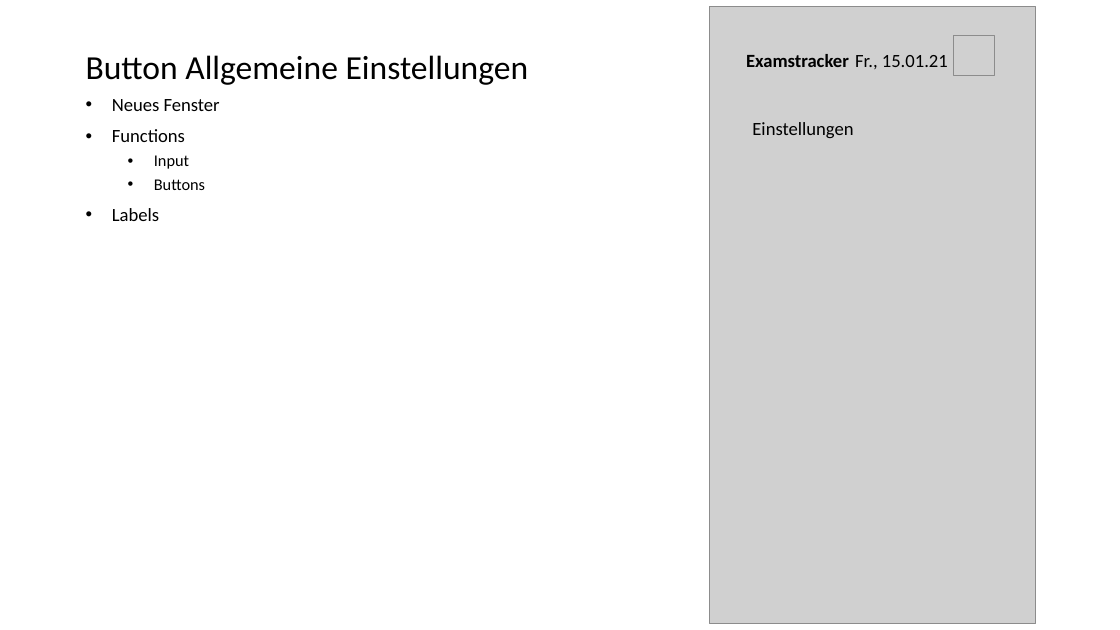
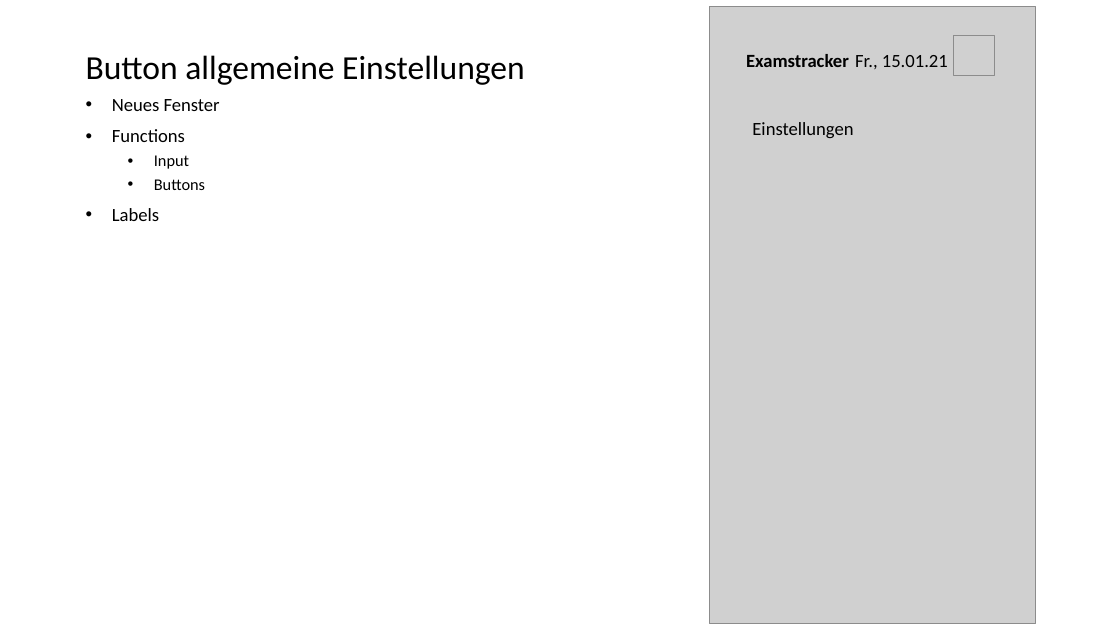
Before and after one commit to felixmeyjr/ExamTrackerAndMore, a slide deck: slide 7 of Design plan.pptx. Drawn at 1120x630 pixels with LibreOffice and Linux fonts; fonts in the diff are those of the drawing; grey boxes stand for pictures. Boxes give left, top, right and bottom in pixels: in the first picture for what was removed or moved away, otherwise in the second. Text is boxed around its words. In the diff, an @@ line names an element or a change of style, - is before the commit and + after.

Commit message:
Add Button spezifische Einstellungen in Main Page

```diff
--- a/Design plan.pptx
+++ b/Design plan.pptx
@@ title at bbox=[86, 55, 525, 85]: text changed @@
-Button Allgemeine Einstellungen
+Button allgemeine Einstellungen
```
Also in this commit, not shown: 2 other slides changed, 1 slide added.
